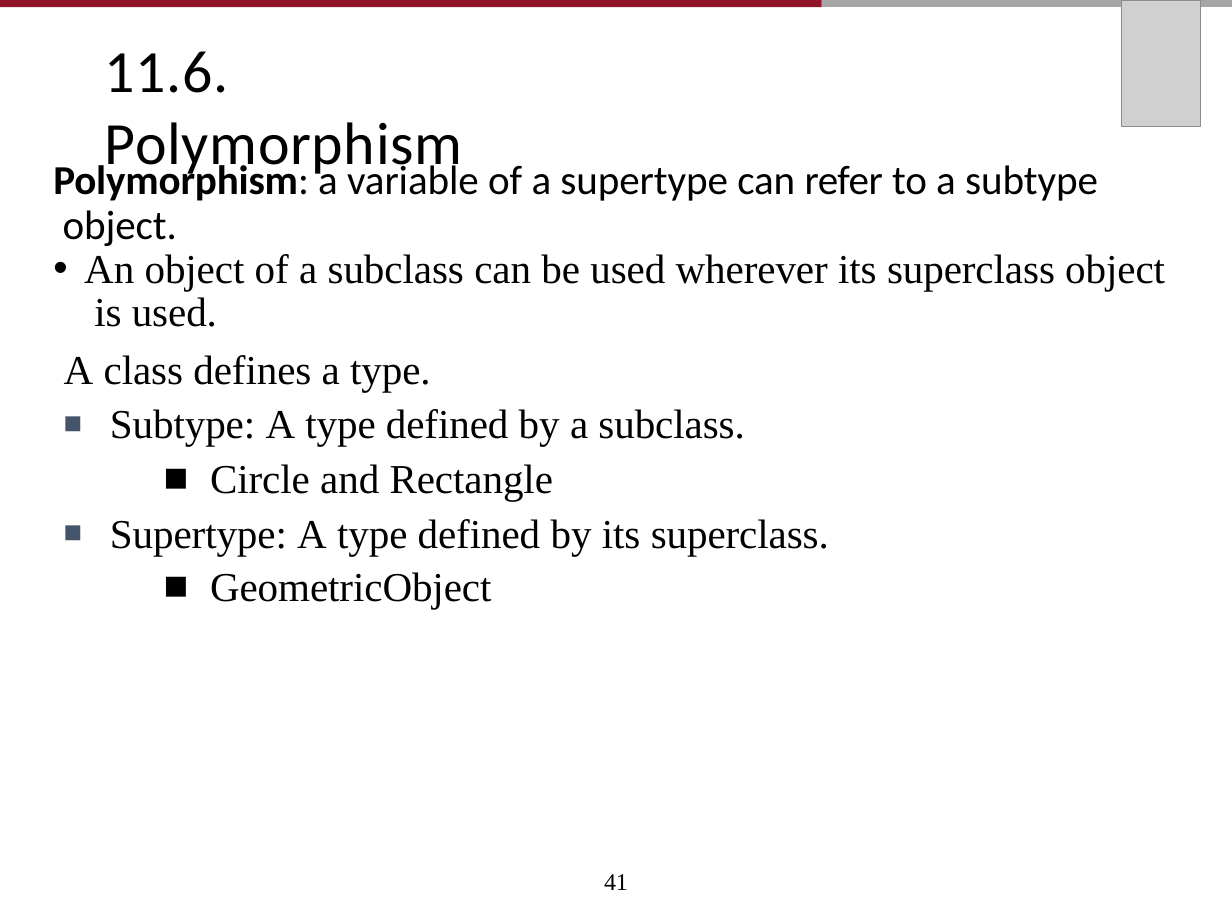
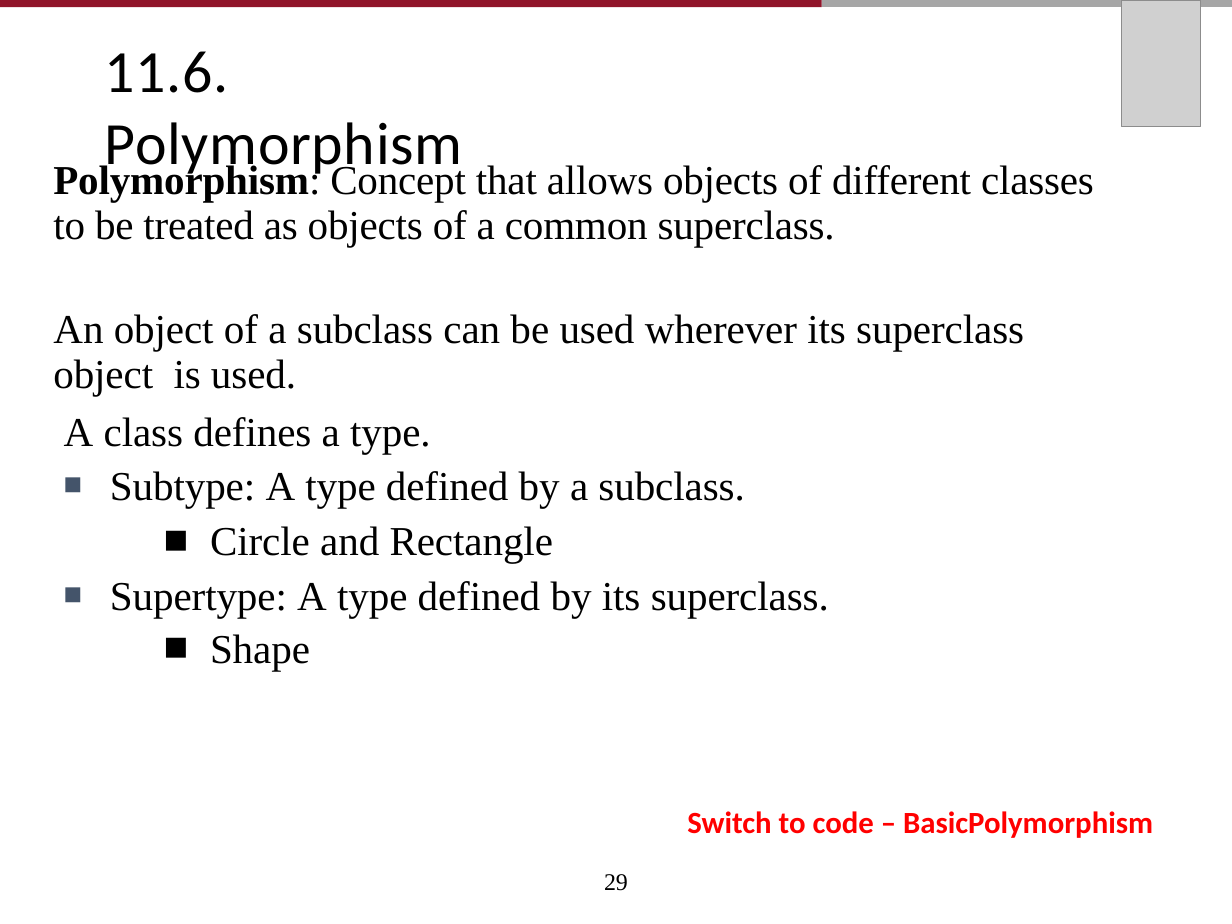
Before and after one commit to AughdonBreslin/CS501IntroToJava, a slide deck: slide 29 of Lectures/10_Inheritance and Polymorphism.pptx (slide 41 before the commit). Drawn at 1232x924 pixels with LibreOffice and Linux fonts; fonts in the diff are those of the drawing; grey boxes stand for pictures. Boxes give left, top, right and bottom in pixels: in the first picture for what was removed or moved away, otherwise in the second. Text is boxed around its words. In the diff, an @@ line names an element or a change of style, - is before the commit and + after.

```diff
--- a/Lectures/10_Inheritance and Polymorphism.pptx
+++ b/Lectures/10_Inheritance and Polymorphism.pptx
@@ text at [53, 162, 1094, 247]: text changed; font Calibri to Times New Roman @@
-Polymorphism: a variable of a supertype can refer to a subtype object.
+Polymorphism: Concept that allows objects of different classes to be treated as objects of a common superclass.
@@ text at [53, 314, 1024, 396]: bullet • to none; line spacing 25pt to 26.2pt; more space between paragraphs @@
@@ text at [210, 634, 310, 671]: text changed @@
-    ■ GeometricObject
+    ■ Shape
@@ text added at [687, 811, 1153, 838], 18 pt, text #FF0000, bold @@
+Switch to code – BasicPolymorphism
@@ page number at [604, 874, 628, 891]: text changed @@
-41
+29
```
Also in this commit, not shown: 21 other slides changed, 2 slides added, 39 slides removed, 26 other files.
